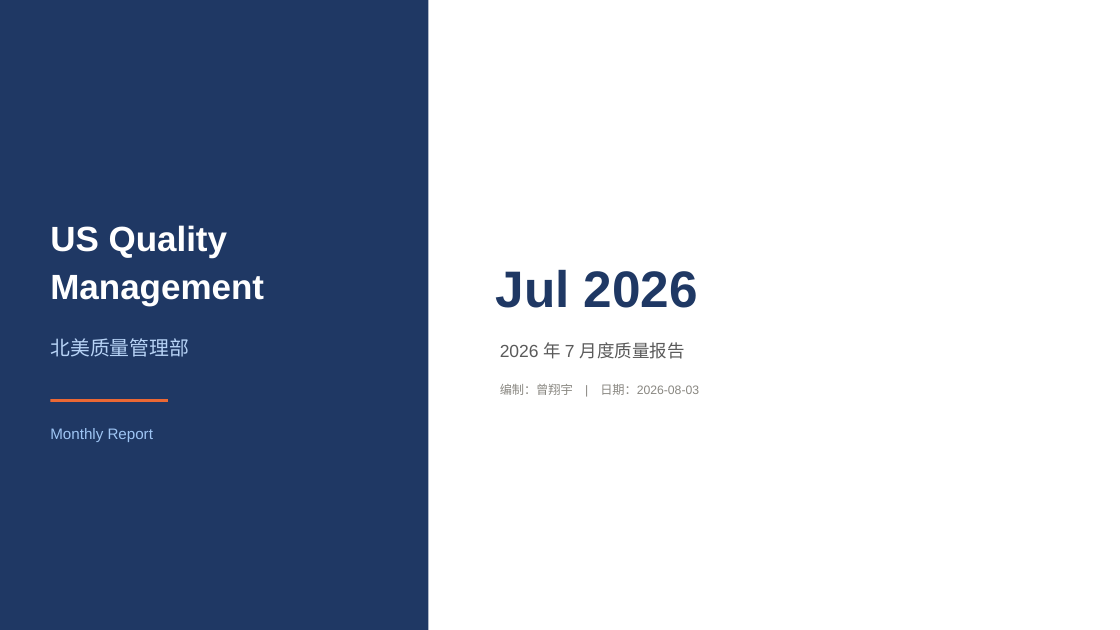
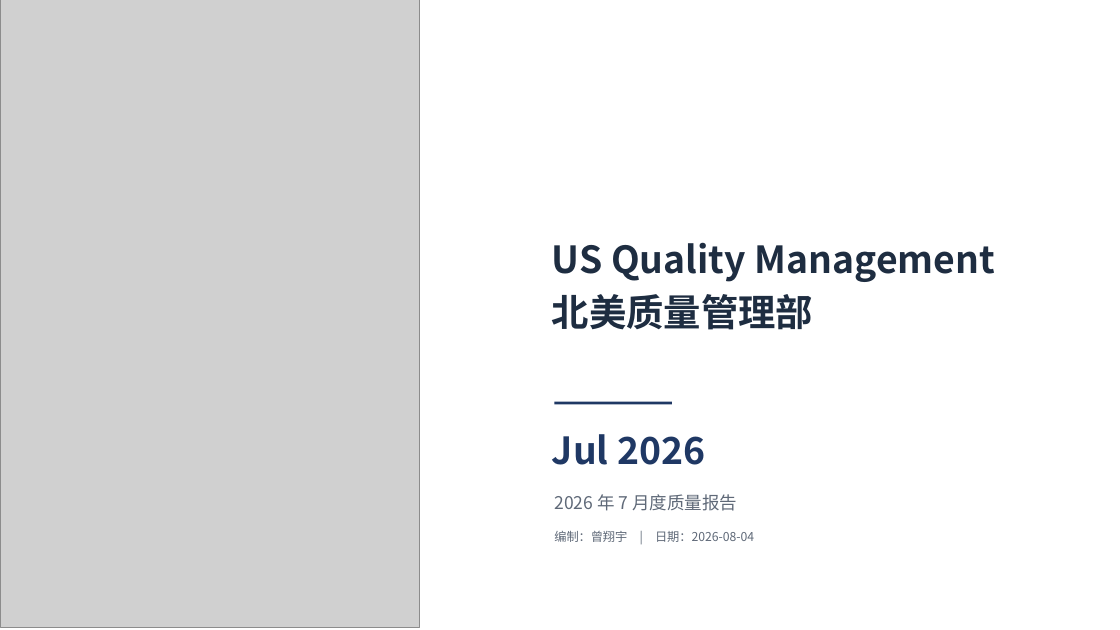
Before and after one commit to xiangyuzeng/luckin-usa-dba-ops, a slide deck: slide 1 of reports/QM Monthly Report- 2026 Jul.pptx. Drawn at 1120x630 pixels with LibreOffice and Linux fonts; fonts in the diff are those of the drawing; grey boxes stand for pictures. Boxes give left, top, right and bottom in pixels: in the first picture for what was removed or moved away, otherwise in the second. Text is boxed around its words. In the diff, an @@ line names an element or a change of style, - is before the commit and + after.

```diff
--- a/reports/QM Monthly Report- 2026 Jul.pptx
+++ b/reports/QM Monthly Report- 2026 Jul.pptx
@@ rectangle removed at bbox=[0, 0, 429, 630] @@
@@ picture added at bbox=[0, 0, 419, 628] @@
@@ text at bbox=[552, 242, 995, 330]: text changed; size 30 to 32 pt; font Arial to Noto Sans CJK SC; text colour #FFFFFF to #1E2D41 @@
-US Quality
-Management
+US Quality Management
+北美质量管理部
@@ text removed at bbox=[50, 338, 189, 357] @@
-北美质量管理部
@@ rectangle removed at bbox=[50, 399, 168, 402] @@
@@ rectangle added at bbox=[555, 402, 672, 405], fill #1F3864 @@
@@ text removed at bbox=[50, 428, 153, 442] @@
-Monthly Report
@@ text "Jul 2026": place and size @@
-text "Jul 2026" at bbox=[496, 269, 698, 308]
+text "Jul 2026" at bbox=[552, 434, 705, 465]
@@ text "Jul 2026" at bbox=[552, 434, 705, 465]: size 44 to 32 pt, font Arial to Noto Sans CJK SC @@
@@ text "2026 年 7 月度质量报告": place and size @@
-text "2026 年 7 月度质量报告" at bbox=[500, 342, 685, 359]
+text "2026 年 7 月度质量报告" at bbox=[554, 494, 737, 511]
@@ text "2026 年 7 月度质量报告" at bbox=[554, 494, 737, 511]: font Arial to Noto Sans CJK SC, text colour #5A5A5A to #5F6978 @@
@@ text at bbox=[554, 531, 754, 542]: text changed; font Arial to Noto Sans CJK SC; text colour #898781 to #5F6978 @@
-编制：曾翔宇 | 日期：2026-08-03
+编制：曾翔宇 | 日期：2026-08-04
```
Also in this commit, not shown: 35 other slides changed.
